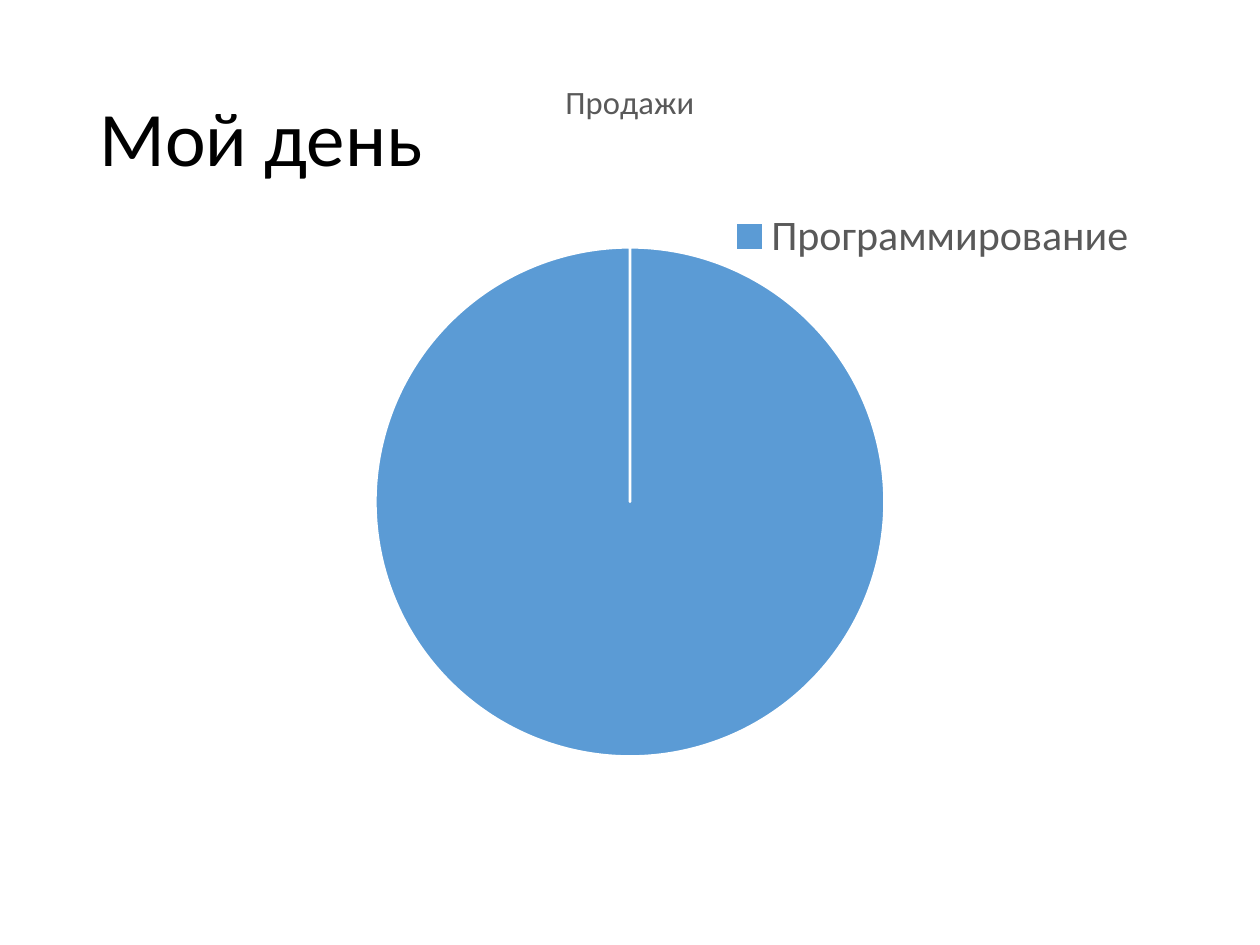
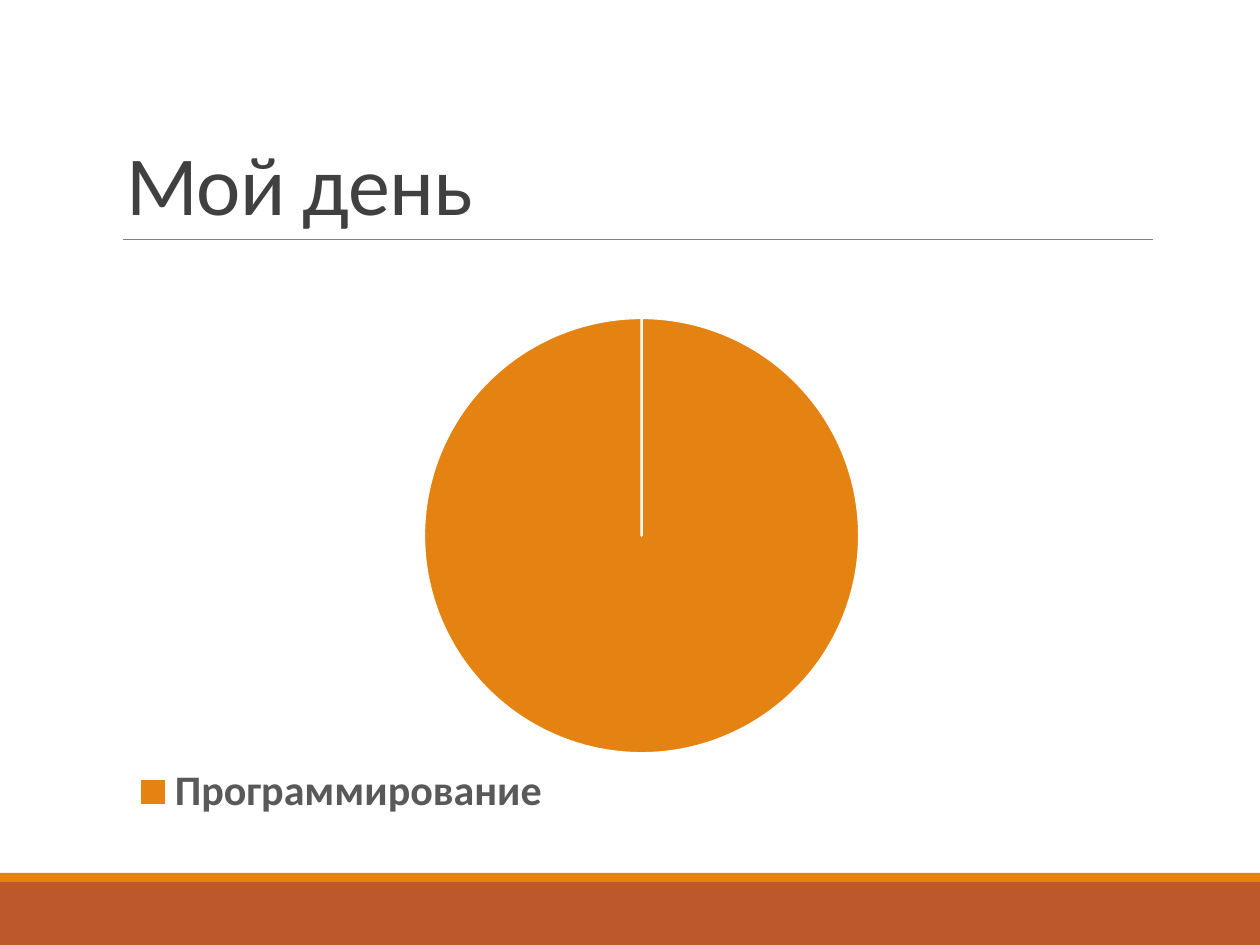
Before and after one commit to vitali-kviatkouski/personal, a slide deck: slide 9 of epamkids/EPAMKids.pptx (slide 11 before the commit). Drawn at 1260x945 pixels with LibreOffice and Linux fonts; fonts in the diff are those of the drawing. Boxes give left, top, right and bottom in pixels: in the first picture for what was removed or moved away, otherwise in the second. Text is boxed around its words. In the diff, an @@ line names an element or a change of style, - is before the commit and + after.

```diff
--- a/epamkids/EPAMKids.pptx
+++ b/epamkids/EPAMKids.pptx
@@ title "Мой день": place and size @@
-title "Мой день" at (99, 114, 423, 179)
+title "Мой день" at (126, 158, 473, 229)
@@ title "Мой день" at (126, 158, 473, 229): size 44 to 48 pt, text colour #000000 to #404040, letter spacing 0 to -0.5 pt; line spacing 0.9 to 0.85; vertical alignment middle to bottom @@
@@ pie chart at (87, 218, 1196, 848) @@
@@ title "Продажи" removed @@
-Продажи: 100, -, -, -
+Series 1: 100
@@ legend changed @@
@@ pie chart: place and size @@
-pie chart at (87, 50, 1173, 852)
+pie chart at (87, 218, 1196, 848)
@@ line added from (123, 239) to (1153, 239), #808080 0.5 pt @@
@@ rectangle added at (0, 882, 1260, 945), fill #BD582C @@
@@ rectangle added at (0, 873, 1260, 882), fill #E48312 @@
```
Also in this commit, not shown: 20 other slides changed, 5 slides added, 7 slides removed, 1 other file.
